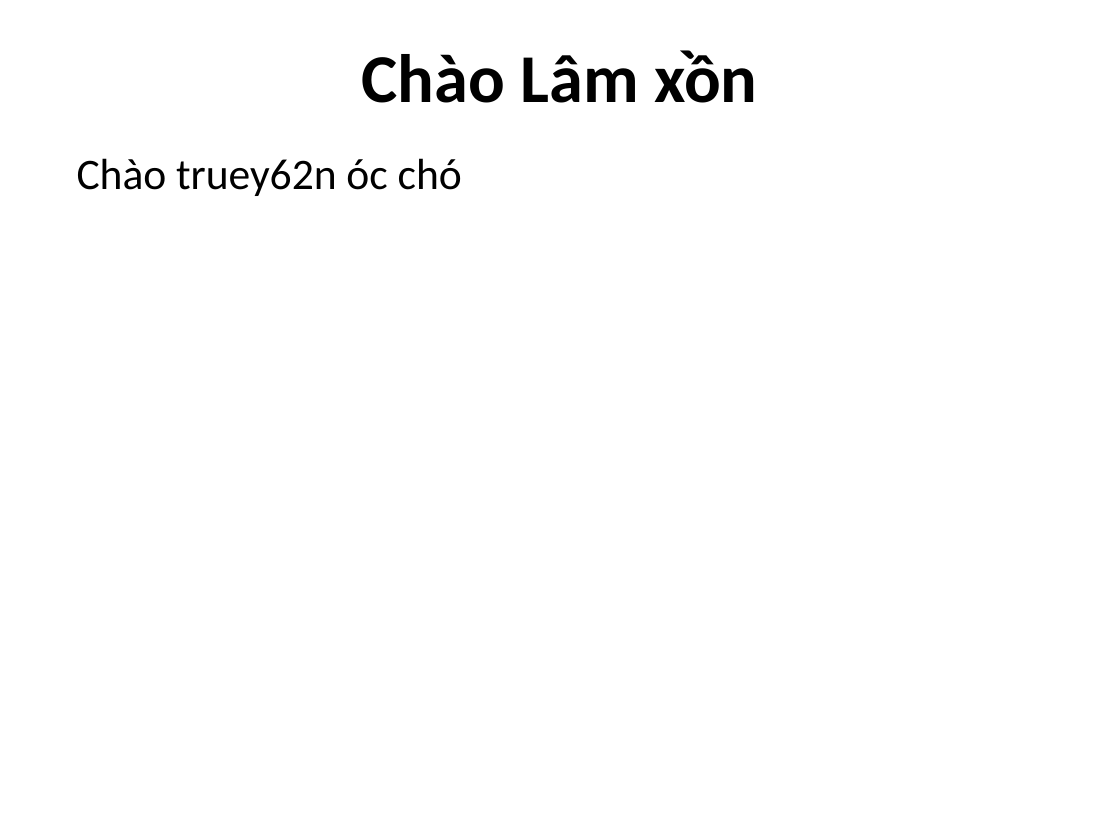
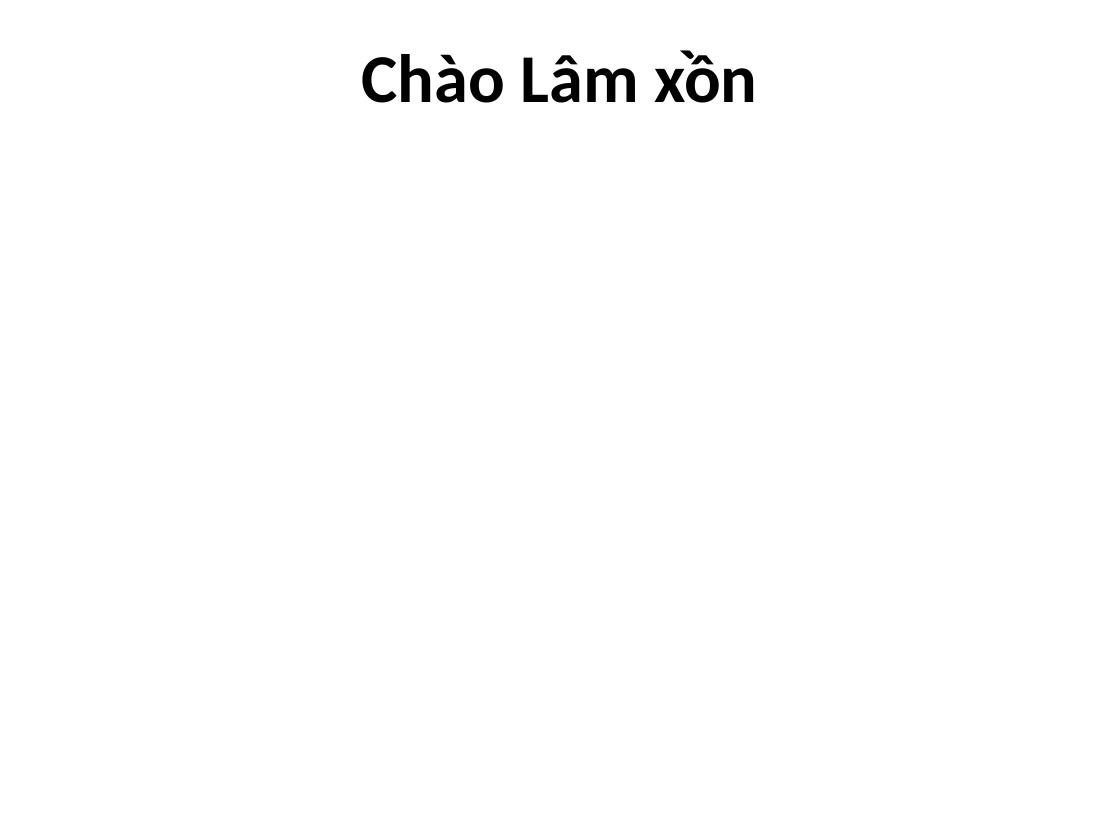
Before and after one commit to thanhtruyen/Nhom1, a slide deck: slide 1 of Chào Lâm xồn.pptx. Drawn at 1120x840 pixels with LibreOffice and Linux fonts; fonts in the diff are those of the drawing. Boxes give left, top, right and bottom in pixels: in the first picture for what was removed or moved away, otherwise in the second. Text is boxed around its words. In the diff, an @@ line names an element or a change of style, - is before the commit and + after.

Commit message:
Revert "sua"
This reverts commit 84b4f99298362c64cdfde305213713fc33a39a4c.

```diff
--- a/Chào Lâm xồn.pptx
+++ b/Chào Lâm xồn.pptx
@@ text removed at [77,158,462,196] @@
-Chào truey62n óc chó
```
